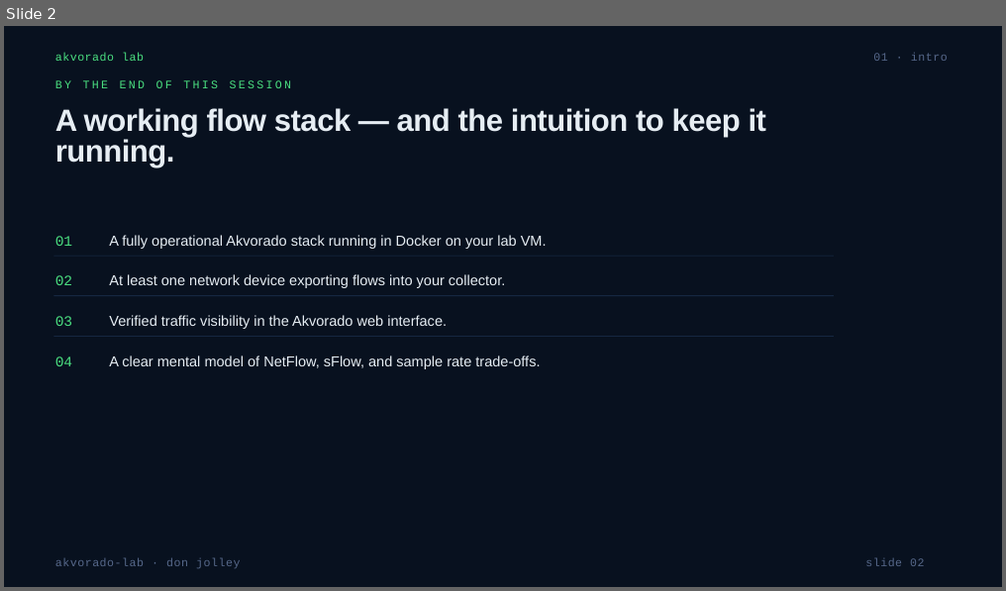
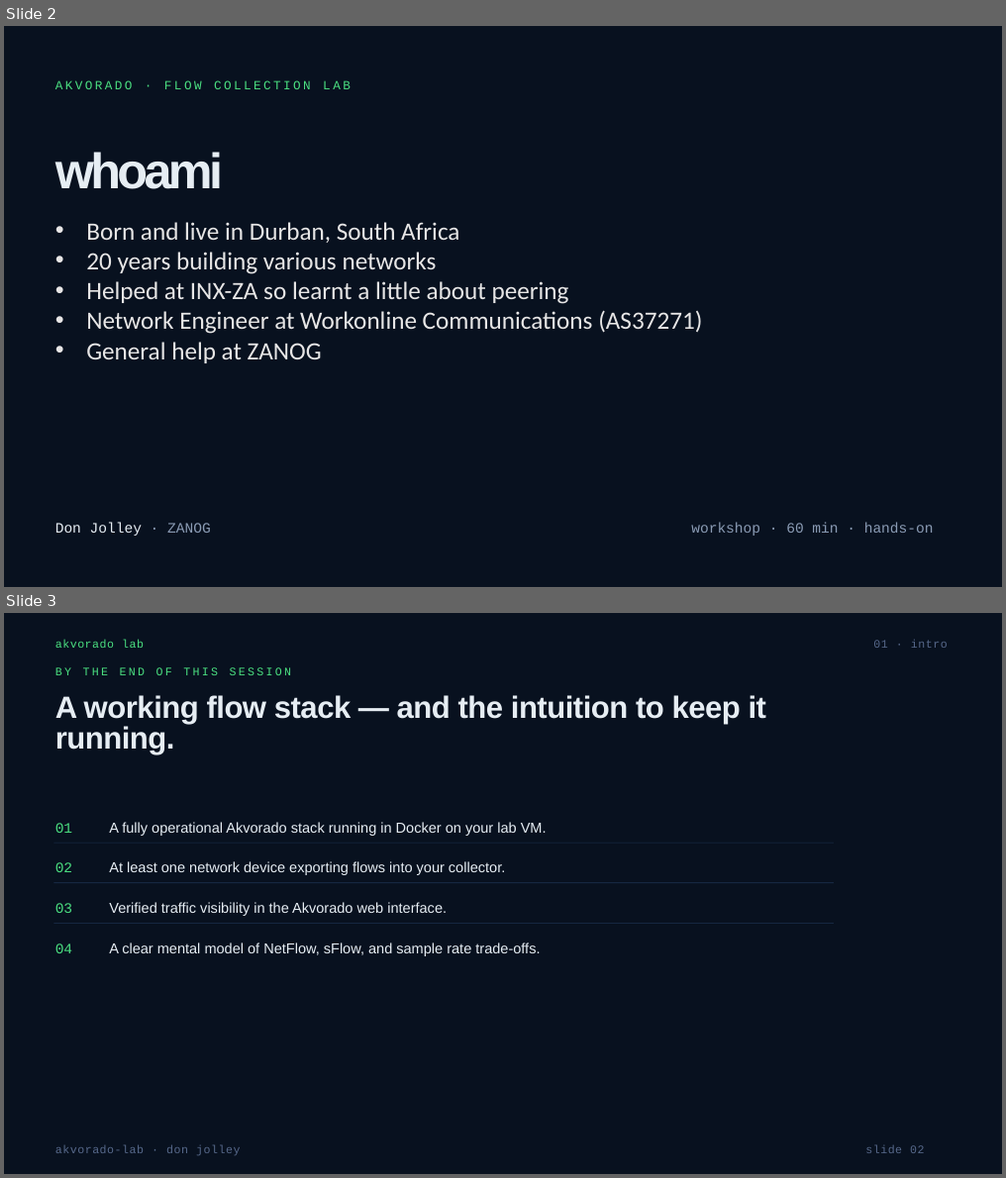
Before and after one commit to wagtale/a-lab, a slide deck: Akvorado-lab-slides.pptx. Shown one above the other, each under a label of ours: slide 2 before the commit, slides 2 and 3 after it. The pictures are 1006x591 and 1006x1178 pixels, drawn with LibreOffice and Linux fonts; fonts in the diff are those of the drawing. Boxes give left, top, right and bottom in pixels: in the first picture for what was removed or moved away, otherwise in the second. Text is boxed around its words. In the diff, an @@ line names an element or a change of style, - is before the commit and + after.

```diff
--- a/Akvorado-lab-slides.pptx
+++ b/Akvorado-lab-slides.pptx
@@ slide 2 added at [4, 26, 1002, 587], background #08111F @@
@@ text added at [55, 80, 350, 89], 18 pt, text #4ADE80 @@
+AKVORADO · FLOW COLLECTION LAB
@@ text added at [55, 152, 223, 189], 72 pt, text #E6EDF3, bold @@
+whoami
@@ text added at [86, 222, 702, 364], 36 pt, text #E7E6E6 @@
+• Born and live in Durban, South Africa
+• 20 years building various networks
+• Helped at INX-ZA so learnt a little about peering
+• Network Engineer at Workonline Communications (AS37271)
+• General help at ZANOG
@@ text added at [55, 522, 211, 536], 20.8 pt, text #E6EDF3 @@
+Don Jolley · ZANOG
@@ text added at [691, 522, 934, 536], 20.8 pt, text #8A9BB4 @@
+workshop · 60 min · hands-on
@@ what was slide 2 is now slide 3 @@
```
Also in this commit, not shown: 2 slides changed, 1 other file.
